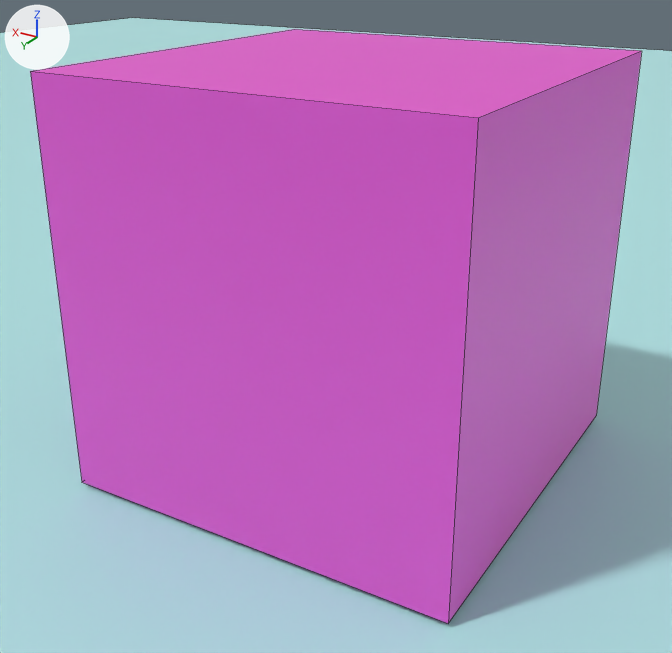
Two versions of the Blender file data/jumping_cube.blend, one commit apart.
Before and after are seen from a 50 mm camera at (-8.62, 10.36, 2.58) aimed at (-6.45, 6.75, 0.77). Arrows for +X, +Y and +Z are at upper left; the lights stay in place. Mesh edges are drawn as thin lines.

Script lines for the objects in view, before the commit:
```python
me_cube = bpy.data.meshes.new('Cube')
me_cube.from_pydata(...)  # a box spanning x -1.0..1.0, y -1.0..1.0, z -1.0..1.0
me_cube.materials.append(mat_material)  # pink #e757d1
me_plane = bpy.data.meshes.new('Plane')
me_plane.from_pydata([(-1.0, -1.0, 0.0), (1.0, -1.0, 0.0), (-1.0, 1.0, 0.0), (1.0, 1.0, 0.0)], [], [(0, 1, 3, 2)])
me_plane.materials.append(mat_material_001)  # cyan #b2e6e7
ob_cube = bpy.data.objects.new('Cube', me_cube)
ob_cube.location = (-6.487, 6.601, 1.025)
ob_plane = bpy.data.objects.new('Plane', me_plane)
ob_plane.location = (0.0, 0.0, 0.0)
ob_plane.scale = (12.2, 12.2, 12.2)
```
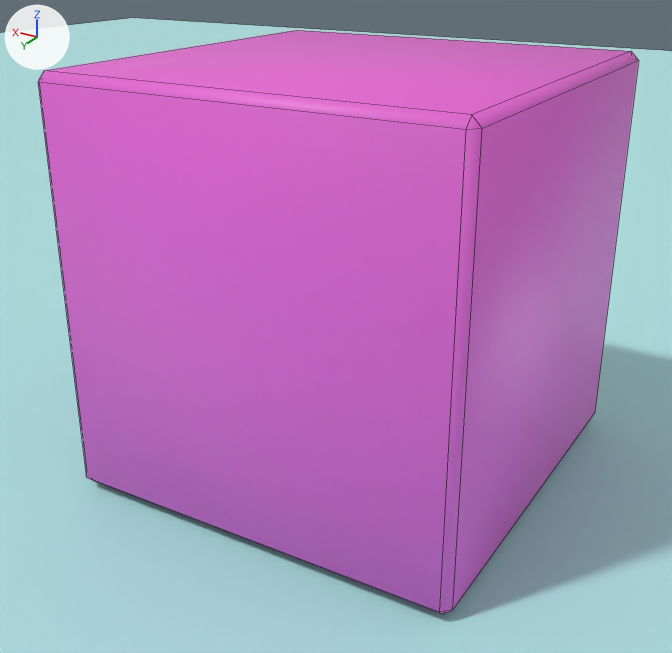
What the commit changed:
me_cube has 8 vertices, 6 faces and spans x -1.0..1.0, y -1.0..1.0, z -1.0..1.0.
me_cube is used by ob_cube; location (-6.487, 6.601, 1.025).
me_cube part 1: all faces are now shaded smooth (6 of 6 changed).
Object 'Cube' (ob_cube) gains a BEVEL modifier named 'Bevel'.
Modifier setting: width = 0.04.
Modifier setting: width_pct = 0.04.

Boxes [x1, y1, x2, y2] around the edits, measured in the pictures (672 x 653 px):
'Cube', shading changed, modifiers changed
    before: [30, 29, 642, 623]
    after: [38, 30, 638, 614]
